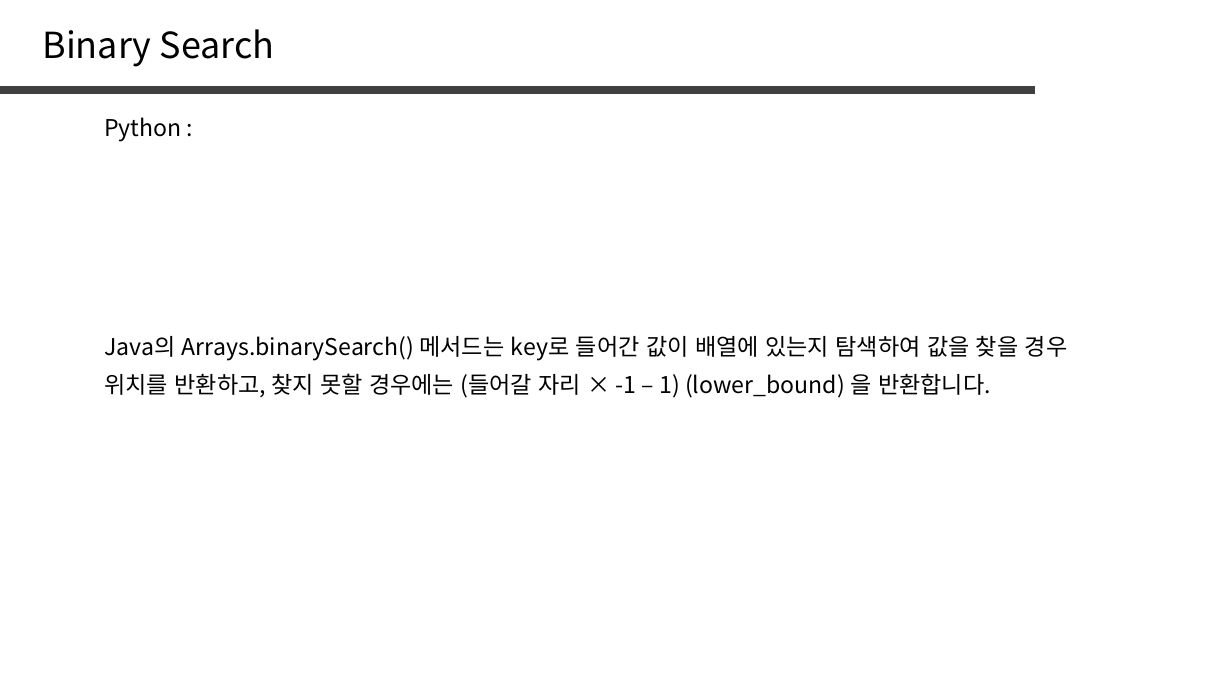
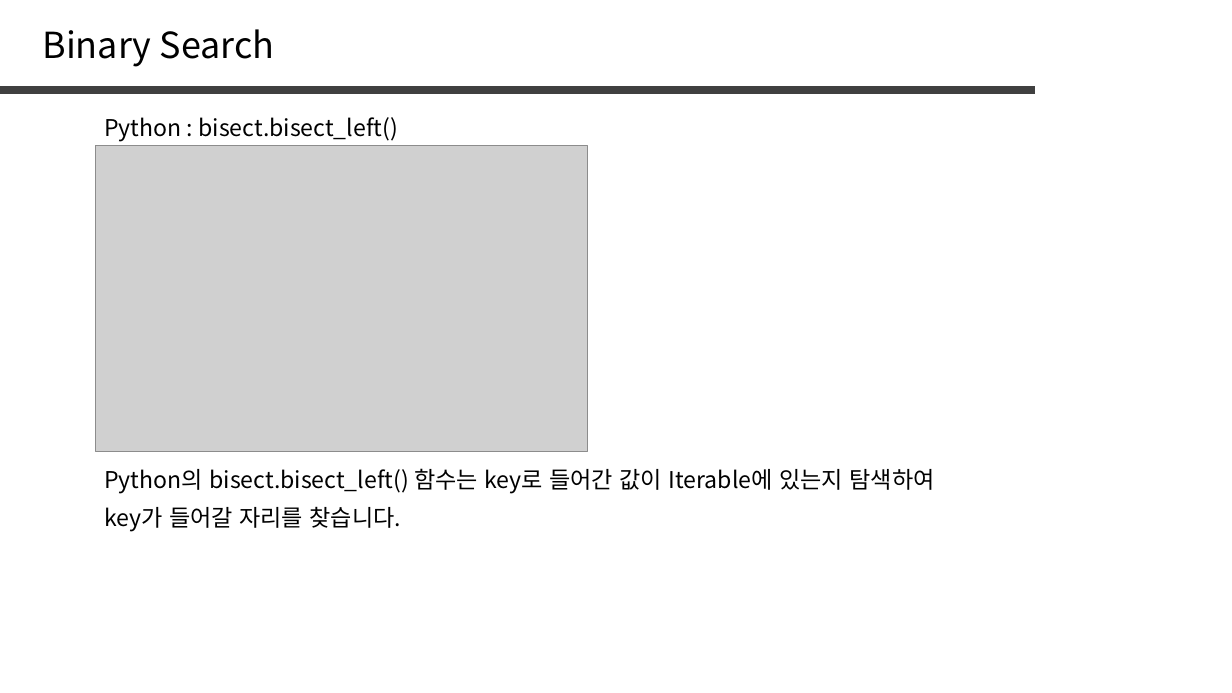
Before and after one commit to jaehoo1/PS-study, a slide deck: slide 26 of study/4_Sorting, Binary Search.pptx. Drawn at 1232x693 pixels with LibreOffice and Linux fonts; fonts in the diff are those of the drawing; grey boxes stand for pictures. Boxes give left, top, right and bottom in pixels: in the first picture for what was removed or moved away, otherwise in the second. Text is boxed around its words. In the diff, an @@ line names an element or a change of style, - is before the commit and + after.

```diff
--- a/study/4_Sorting, Binary Search.pptx
+++ b/study/4_Sorting, Binary Search.pptx
@@ text at [104, 117, 397, 141]: text changed @@
-Python :
+Python : bisect.bisect_left()
@@ picture added at [95, 146, 588, 452] @@
@@ text at [104, 468, 935, 494]: text changed @@
-Java의 Arrays.binarySearch() 메서드는 key로 들어간 값이 배열에 있는지 탐색하여 값을 찾을 경우
+Python의 bisect.bisect_left() 함수는 key로 들어간 값이 Iterable에 있는지 탐색하여
@@ text at [104, 506, 401, 531]: text changed @@
-위치를 반환하고, 찾지 못할 경우에는 (들어갈 자리 × -1 – 1) (lower_bound) 을 반환합니다.
+key가 들어갈 자리를 찾습니다.
```
Also in this commit, not shown: 2 other slides changed, 2 slides added, 10 slides removed.
